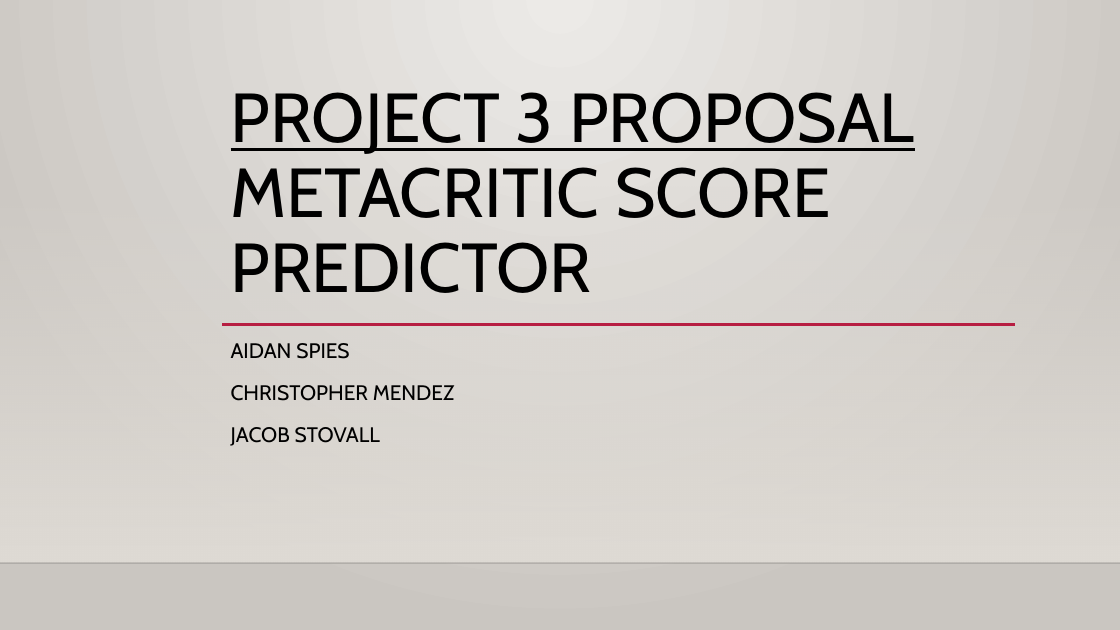
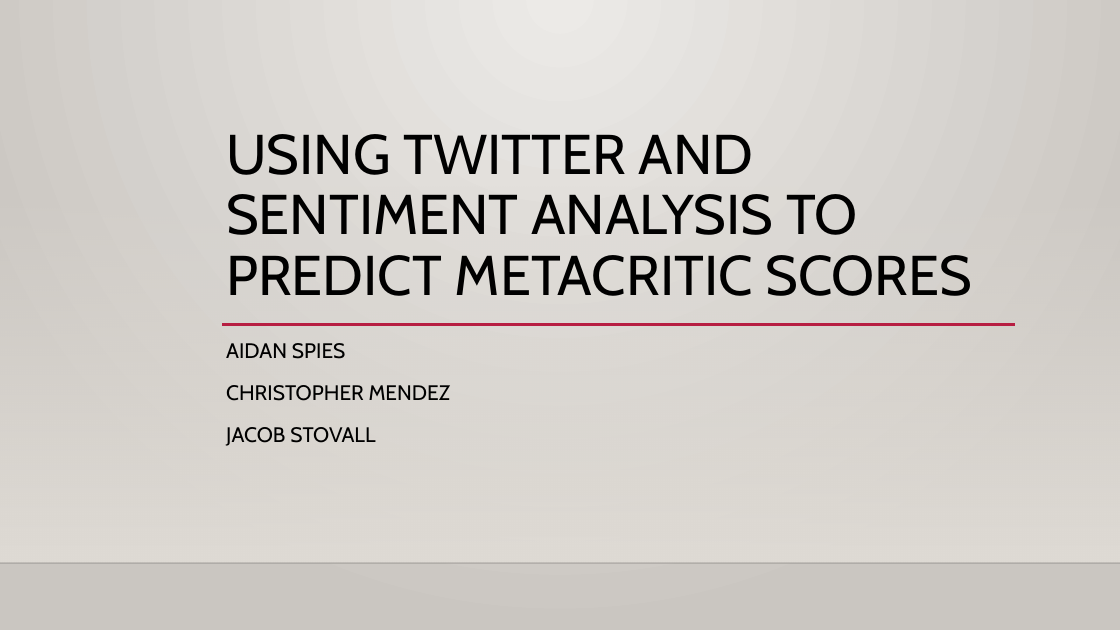
Before and after one commit to amspies/cse408, a slide deck: slide 1 of Project_3_Proposal.pptx. Drawn at 1120x630 pixels with LibreOffice and Linux fonts; fonts in the diff are those of the drawing; background and template pictures are left out. Boxes give left, top, right and bottom in pixels: in the first picture for what was removed or moved away, otherwise in the second. Text is boxed around its words. In the diff, an @@ line names an element or a change of style, - is before the commit and + after.

```diff
--- a/Project_3_Proposal.pptx
+++ b/Project_3_Proposal.pptx
@@ title at [226, 134, 973, 296]: text changed; size 59.4 to 48 pt @@
-PROJECT 3 PROPOSAL
-METACRITIC SCORE PREDICTOR
+USING TWITTER AND SENTIMENT ANALYSIS TO PREDICT METACRITIC SCORES
@@ subtitle "AIDAN SPIES": place and size @@
-subtitle "AIDAN SPIES" at [231, 343, 455, 446]
+subtitle "AIDAN SPIES" at [226, 343, 451, 446]
```
Also in this commit, not shown: 4 other slides changed, 8 slides added, 2 slides removed, 3 other files.
